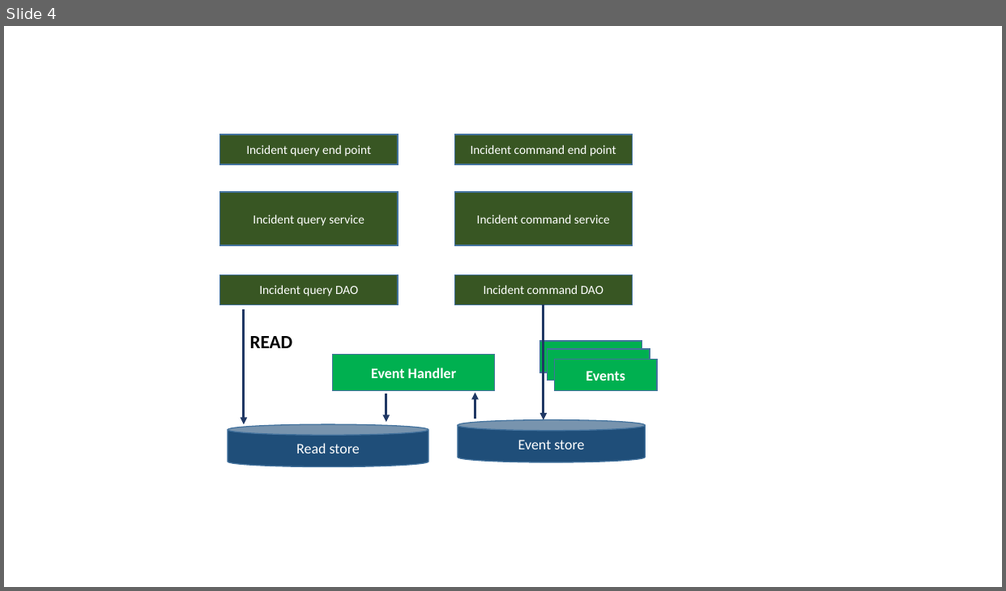
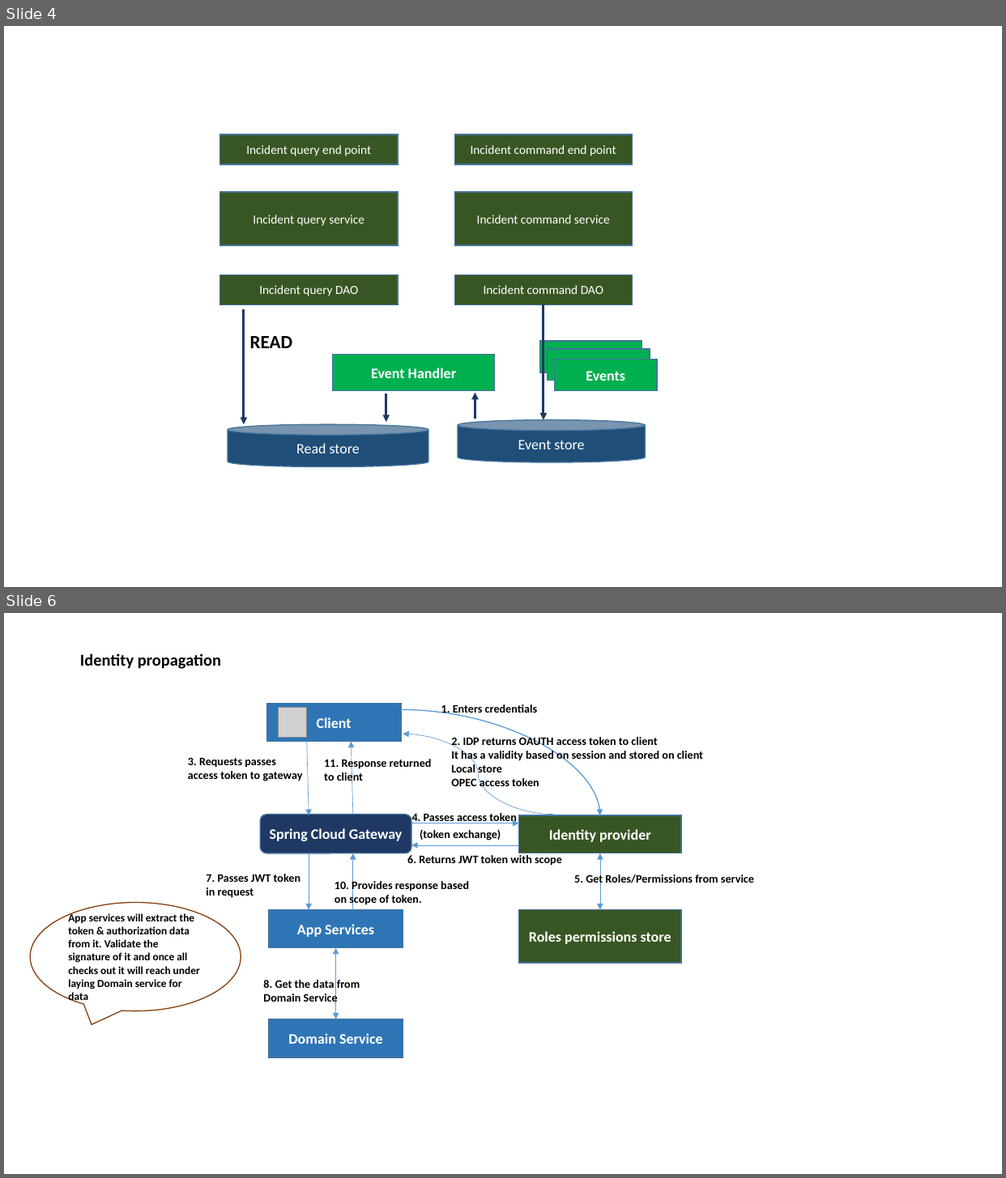
Before and after one commit to swapnajit25/Learnings, a slide deck: micro-service/ms-design.pptx. Shown one above the other, each under a label of ours: slide 4 before the commit, slides 4 and 6 after it; the slides between them are not shown. The pictures are 1006x591 and 1006x1178 pixels, drawn with LibreOffice and Linux fonts; fonts in the diff are those of the drawing; grey boxes stand for pictures. Boxes give left, top, right and bottom in pixels: in the first picture for what was removed or moved away, otherwise in the second. Text is boxed around its words. In the diff, an @@ line names an element or a change of style, - is before the commit and + after.

```diff
--- a/micro-service/ms-design.pptx
+++ b/micro-service/ms-design.pptx
@@ slide 6 added at (x1=4, y1=613, x2=1002, y2=1174), background #FFFFFF @@
@@ title added at (x1=80, y1=653, x2=221, y2=669), 16 pt, text #000000, bold @@
+Identity propagation
@@ rectangle added at (x1=266, y1=703, x2=402, y2=741), fill #2E75B6, outline #43739E 1 pt, 14 pt, text #FFFFFF, bold @@
+Client
@@ picture added at (x1=278, y1=707, x2=306, y2=736) @@
@@ curved arrow added from (401, 709) to (600, 815), #5B9BD5 1 pt @@
@@ text added at (x1=441, y1=705, x2=537, y2=716), 11 pt, text #000000, bold @@
+1. Enters credentials
@@ text added at (x1=188, y1=757, x2=303, y2=781), 11 pt, text #000000, bold @@
+3. Requests passes
+access token to gateway
@@ arrow added from (307, 742) to (309, 815), #5B9BD5 0.5 pt @@
@@ text added at (x1=324, y1=757, x2=432, y2=784), 11 pt, text #000000, bold @@
+11. Response returned
+to client
@@ arrow added from (353, 815) to (351, 742), #5B9BD5 0.5 pt @@
@@ curved arrow added from (553, 815) to (403, 735), #5B9BD5 0.5 pt @@
@@ text added at (x1=451, y1=735, x2=703, y2=790), 11 pt, text #000000, bold @@
+2. IDP returns OAUTH access token to client
+It has a validity based on session and stored on client
+Local store
+OPEC access token
@@ rounded rectangle added at (x1=260, y1=815, x2=411, y2=854), fill #203864, outline #43739E 1 pt, 14 pt, text #FFFFFF, bold @@
+Spring Cloud Gateway
@@ line added from (412, 824) to (412, 831), #5B9BD5 0.5 pt @@
@@ arrow added from (412, 824) to (519, 824), #5B9BD5 0.5 pt @@
@@ text added at (x1=412, y1=813, x2=516, y2=824), 11 pt, text #000000, bold @@
+4. Passes access token
@@ text added at (x1=420, y1=829, x2=501, y2=841), 11 pt, text #000000, bold @@
+(token exchange)
@@ rectangle added at (x1=519, y1=815, x2=681, y2=854), fill #385723, outline #43739E 1 pt, 14 pt, text #FFFFFF, bold @@
+Identity provider
@@ arrow added from (309, 854) to (309, 910), #5B9BD5 0.5 pt @@
@@ arrow added from (353, 910) to (353, 854), #5B9BD5 0.5 pt @@
@@ text added at (x1=407, y1=855, x2=562, y2=866), 11 pt, text #000000, bold @@
+6. Returns JWT token with scope
@@ arrow added from (519, 845) to (412, 845), #5B9BD5 0.5 pt @@
@@ double arrow added from (600, 854) to (600, 910), #5B9BD5 0.5 pt @@
@@ text added at (x1=206, y1=874, x2=300, y2=898), 11 pt, text #000000, bold @@
+7. Passes JWT token
+in request
@@ text added at (x1=334, y1=879, x2=469, y2=906), 11 pt, text #000000, bold @@
+10. Provides response based
+on scope of token.
@@ text added at (x1=574, y1=873, x2=754, y2=886), 11 pt, text #000000, bold @@
+5. Get Roles/Permissions from service
@@ speech bubble added at (x1=30, y1=903, x2=241, y2=1012), outline #843C0B 1 pt, 10.5 pt, text #000000, bold @@
+App services will extract the token & authorization data from it. Validate the signature of it and once all checks out it will reach under laying Domain service for data
@@ rectangle added at (x1=269, y1=910, x2=404, y2=948), fill #2E75B6, outline #43739E 1 pt, 14 pt, text #FFFFFF, bold @@
+App Services
@@ rectangle added at (x1=519, y1=910, x2=681, y2=964), fill #385723, outline #43739E 1 pt, 14 pt, text #FFFFFF, bold @@
+Roles permissions store
@@ double arrow added from (335, 948) to (335, 1020), #5B9BD5 0.5 pt @@
@@ text added at (x1=263, y1=980, x2=360, y2=1005), 11 pt, text #000000, bold @@
+8. Get the data from
+Domain Service
@@ rectangle added at (x1=269, y1=1020, x2=404, y2=1058), fill #2E75B6, outline #43739E 1 pt, 14 pt, text #FFFFFF, bold @@
+Domain Service
```
Also in this commit, not shown: 1 other slide added, 3 other files.
